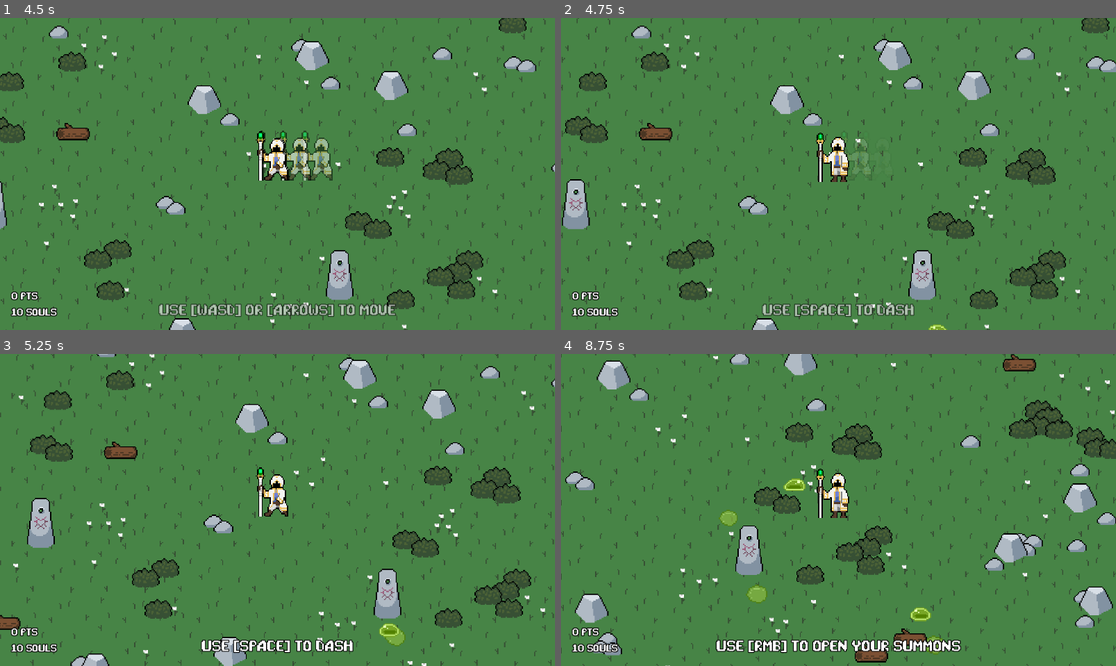
Above: before the commit, frames 1-4 (two rows, left to right).
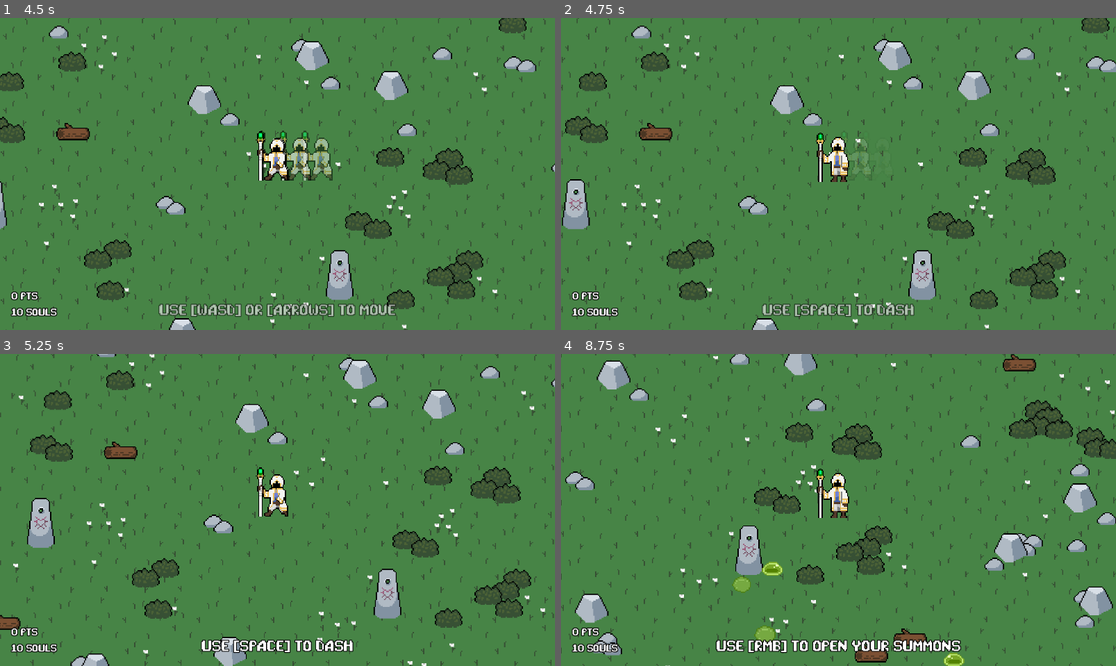
Above: after the commit, the same moments.

Repository: SleepyStudios/SummonerSurvivor
Game: Godot game, scene res://scenes/main.tscn
Same seed, same stepped clock (60 frames per second), same inputs: the game is played once before the commit and once after it.
Inputs (mouse positions are in pixels of both pictures, inside the frame that each line leads up to):
- Up to frame 1 (4.5 s): tap Enter at 0.5 s; move the mouse to (399, 158) at 0.52 s; hold Right (right) 0.53-1.28 s; click (399, 158) at 0.6 s; move the mouse to (166, 189) at 1.27 s; hold Down (down) 1.28-2.03 s; tap Space (dash) at 1.35, 2.85, 4.35 s; move the mouse to (333, 105) at 2.02 s; hold Right (right) 2.03-2.78 s; click (333, 105) at 2.1 s; move the mouse to (249, 236) at 2.77 s; hold Up (up) 2.78-3.53 s; click (249, 236) at 2.92 s; move the mouse to (444, 220) at 3.52 s; hold Left (left) from 3.53 s (still down); click (444, 220) at 3.6 s; move the mouse to (111, 127) at 4.27 s
- Up to frame 2 (4.75 s): keep holding Left (left)
- Up to frame 3 (5.25 s): move the mouse to (305, 510) at 5.02 s; release Left (left) at 5.03 s; hold Down (down) from 5.03 s (still down); click (305, 510) at 5.1 s
- Up to frame 4 (8.75 s): move the mouse to (755, 432) at 5.77 s; release Down (down) at 5.78 s; hold Right (right) 5.78-6.53 s; tap Space (dash) at 5.85, 7.35 s; move the mouse to (960, 494) at 6.52 s; hold Up (up) 6.53-7.28 s; click (960, 494) at 6.6 s; move the mouse to (727, 525) at 7.27 s; hold Right (right) 7.28-8.03 s; click (727, 525) at 7.42 s; move the mouse to (894, 441) at 8.02 s; hold Down (down) from 8.03 s (still down); click (894, 441) at 8.1 s

Frame 1 is identical in both runs. In frame 2, less than 0.1% of the frame differs, in the area x 66-70%, y 98-100%; in frame 3, 0.2%; in frame 4, 1.2%, in the area x 28-73%, y 39-100%.

Commit message:
Updates slime speed

Diff:
--- a/scenes/slime.tscn
+++ b/scenes/slime.tscn
@@ -28,7 +28,7 @@
 }],
 "loop": true,
 "name": &"default",
-"speed": 5.0
+"speed": 2.0
 }]
 
 [node name="Slime" type="CharacterBody2D" groups=["enemy"]]
@@ -37,7 +37,7 @@
 motion_mode = 1
 script = ExtResource("1_xfcjd")
 kill_points = 10
-speed = 175.0
+speed = 100.0
 max_health = 1
 
 [node name="CollisionShape2D" type="CollisionShape2D" parent="."]
